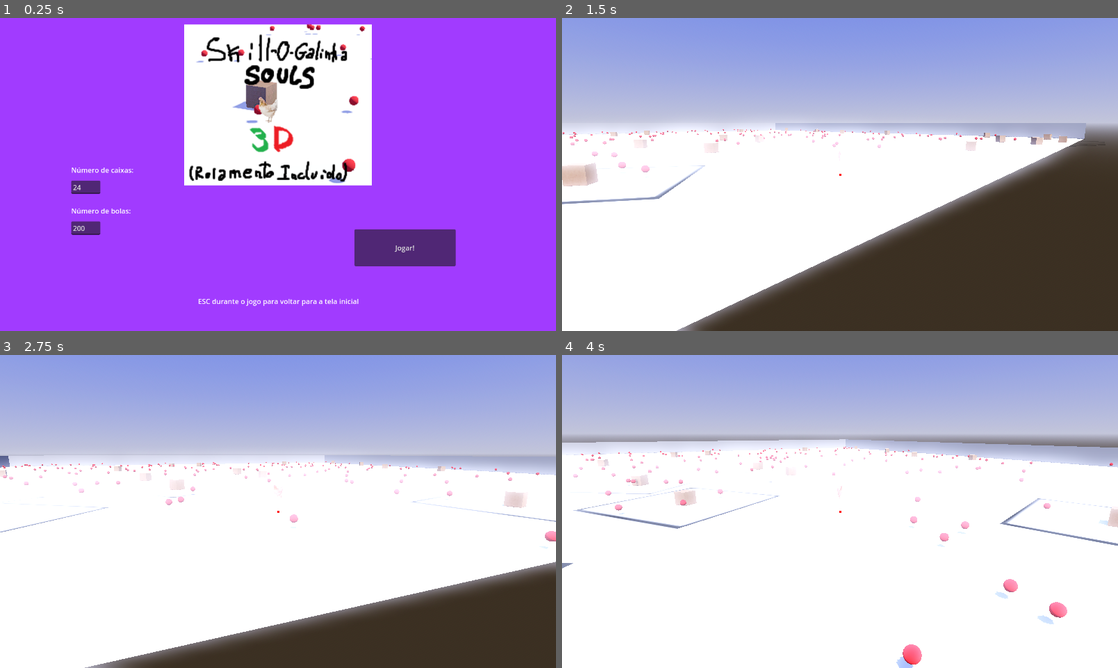
Above: before the commit, frames 1-4 (two rows, left to right).
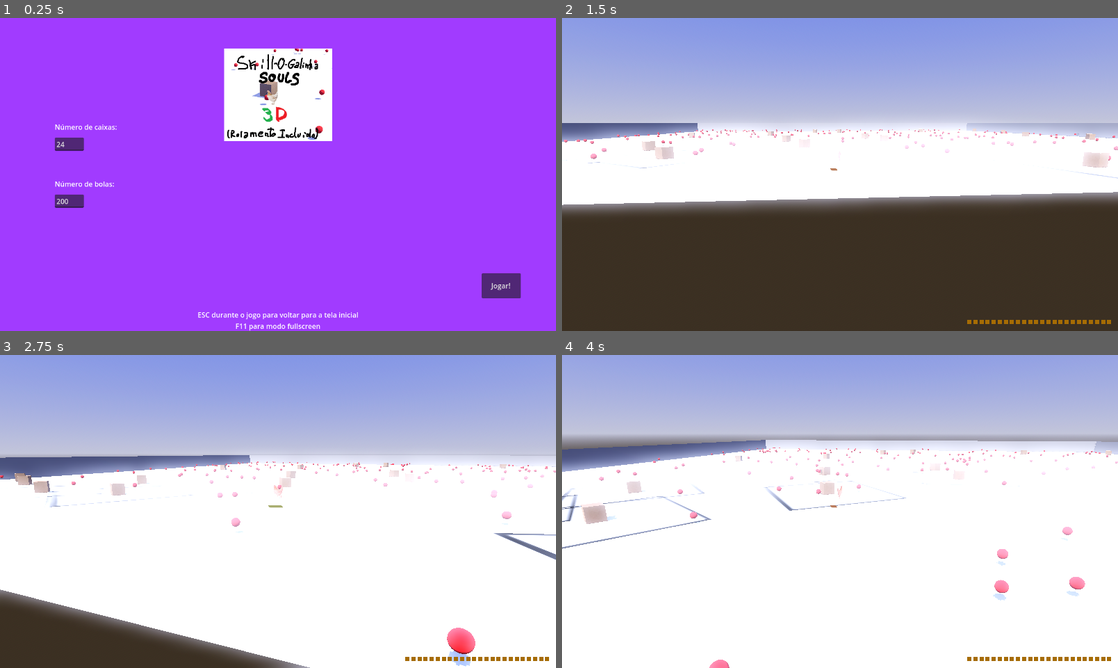
Above: after the commit, the same moments.

Repository: Garori/Skill-O-Galinha-SOULS-3D
Game: Godot game, scene res://Scenes/Menu_Inicial.tscn
The game is run twice, just before and just after one commit, with the same random seed, the same clock (stepped at 60 frames per second) and the same inputs.
Inputs (mouse positions are in pixels of both pictures, inside the frame that each line leads up to):
- Up to frame 1 (0.25 s): no input
- Up to frame 2 (1.5 s): click "Jogar!" at 0.5 s; tap Enter (ui_accept) at 1.25 s; move the mouse to (867, 174) at 1.27 s; hold Up (ui_up) from 1.28 s (still down); hold Right mouse button (aim) from 1.28 s (still down); click (867, 174) at 1.42 s
- Up to frame 3 (2.75 s): keep holding Up (ui_up); tap Enter (ui_accept) at 1.52, 2.27 s; move the mouse to (250, 511) at 2.02 s; release Right mouse button (aim) at 2.03 s; right-click (250, 511) at 2.1 s
- Up to frame 4 (4 s): keep holding Up (ui_up); move the mouse to (851, 505) at 2.77 s; hold Right mouse button (aim) 2.78-3.53 s; move the mouse to (834, 517) at 3.52 s; right-click (834, 517) at 3.6 s; click (834, 517) at 3.67 s; tap Enter (ui_accept) at 3.77 s

The runs differ from the first frame. In frame 1, 18% of the frame differs, in the area x 9-94%, y 2-100%; in frame 2, 29%, in the area x 0-100%, y 33-100%; in frame 3, 25%; in frame 4, 8.3%.

Commit message:
sei lá, me perdi

Diff:
--- /dev/null
+++ b/Prefabs/caixa_2d_ui.tscn
@@ -0,0 +1,8 @@
+[gd_scene format=3 uid="uid://5elftqbjnuxo"]
+
+[node name="caixa2d UI" type="ColorRect"]
+clip_contents = true
+custom_minimum_size = Vector2(10, 10)
+offset_right = 5.0
+offset_bottom = 5.0
+color = Color(0.65098, 0.423529, 0.0156863, 1)
--- a/Prefabs/player.tscn
+++ b/Prefabs/player.tscn
@@ -69,6 +69,30 @@
 "update": 0,
 "values": [Color(1, 0.572549, 0.509804, 1), Color(0.807843, 0.807843, 0.807843, 1)]
 }
+tracks/5/type = "value"
+tracks/5/imported = false
+tracks/5/enabled = true
+tracks/5/path = NodePath("ProgressBar:value")
+tracks/5/interp = 1
+tracks/5/loop_wrap = true
+tracks/5/keys = {
+"times": PackedFloat32Array(0, 0.6),
+"transitions": PackedFloat32Array(1, 1),
+"update": 0,
+"values": [0.0, 100.0]
+}
+tracks/6/type = "value"
+tracks/6/imported = false
+tracks/6/enabled = true
+tracks/6/path = NodePath("ProgressBar:modulate")
+tracks/6/interp = 1
+tracks/6/loop_wrap = true
+tracks/6/keys = {
+"times": PackedFloat32Array(0, 0.6),
+"transitions": PackedFloat32Array(1, 1),
+"update": 0,
+"values": [Color(0.792157, 0.321569, 0.290196, 1), Color(0.615686, 0.796078, 0.478431, 1)]
+}
 
 [sub_resource type="AnimationLibrary" id="AnimationLibrary_817oe"]
 _data = {
@@ -186,6 +210,17 @@
 [sub_resource type="BoxShape3D" id="BoxShape3D_1d7vq"]
 size = Vector3(1, 6, 2)
 
+[sub_resource type="StyleBoxEmpty" id="StyleBoxEmpty_jlalc"]
+content_margin_left = 0.0
+content_margin_top = 0.0
+content_margin_right = 0.0
+content_margin_bottom = 0.0
+
+[sub_resource type="StyleBoxFlat" id="StyleBoxFlat_wqyji"]
+bg_color = Color(1, 1, 1, 1)
+corner_radius_top_right = 10
+corner_radius_bottom_left = 10
+
 [node name="Player" type="CharacterBody3D"]
 transform = Transform3D(1, 0, 0, 0, 1, 0, 0, 0, 1, 0, -0.00665867, 0)
 collision_layer = 16
@@ -239,6 +274,7 @@
 shape = SubResource("BoxShape3D_1d7vq")
 
 [node name="ColorRect" type="ColorRect" parent="."]
+visible = false
 anchors_preset = 8
 anchor_left = 0.5
 anchor_top = 0.5
@@ -251,3 +287,21 @@
 grow_horizontal = 2
 grow_vertical = 2
 color = Color(1, 0, 0, 1)
+
+[node name="ProgressBar" type="ProgressBar" parent="."]
+modulate = Color(0.615686, 0.796078, 0.478431, 1)
+anchors_preset = 8
+anchor_left = 0.5
+anchor_top = 0.5
+anchor_right = 0.5
+anchor_bottom = 0.5
+offset_left = -22.0
+offset_top = -14.0
+offset_right = 22.0
+offset_bottom = -9.0
+grow_horizontal = 2
+grow_vertical = 2
+theme_override_styles/background = SubResource("StyleBoxEmpty_jlalc")
+theme_override_styles/fill = SubResource("StyleBoxFlat_wqyji")
+value = 100.0
+show_percentage = false
--- a/Scenes/Menu_Inicial.tscn
+++ b/Scenes/Menu_Inicial.tscn
@@ -1,53 +1,88 @@
-[gd_scene load_steps=4 format=3 uid="uid://b4re2n6xd3kut"]
+[gd_scene load_steps=3 format=3 uid="uid://b4re2n6xd3kut"]
 
 [ext_resource type="Texture2D" uid="uid://c33r5h3lmki1p" path="res://logo.png" id="1_3l0bs"]
 [ext_resource type="Script" path="res://Scripts/Menu_Inicial.gd" id="1_qqmn2"]
 
-[sub_resource type="ArrayMesh" id="ArrayMesh_b8yig"]
-_surfaces = [{
-"2d": true,
-"aabb": AABB(-124.5, -106.5, 0, 249, 213, 0),
-"attribute_data": PackedByteArray(0, 0, 128, 63, 0, 0, 128, 63, 0, 0, 0, 0, 0, 0, 128, 63, 0, 0, 0, 0, 0, 0, 0, 0, 0, 0, 128, 63, 0, 0, 0, 0),
-"format": 34393296913,
-"index_count": 6,
-"index_data": PackedByteArray(3, 0, 0, 0, 1, 0, 1, 0, 2, 0, 3, 0),
-"primitive": 3,
-"uv_scale": Vector4(0, 0, 0, 0),
-"vertex_count": 4,
-"vertex_data": PackedByteArray(0, 0, 249, 66, 0, 0, 213, 66, 0, 0, 249, 194, 0, 0, 213, 66, 0, 0, 249, 194, 0, 0, 213, 194, 0, 0, 249, 66, 0, 0, 213, 194)
-}]
-
-[node name="Node2D" type="Node2D"]
+[node name="Node2D" type="CanvasLayer"]
+follow_viewport_enabled = true
 script = ExtResource("1_qqmn2")
 
 [node name="ColorRect" type="ColorRect" parent="."]
-offset_right = 1280.0
-offset_bottom = 720.0
+layout_direction = 1
+anchors_preset = 15
+anchor_right = 1.0
+anchor_bottom = 1.0
+grow_horizontal = 2
+grow_vertical = 2
 size_flags_horizontal = 2
 size_flags_vertical = 2
 color = Color(0.631373, 0.231373, 1, 1)
 
-[node name="Logo" type="MeshInstance2D" parent="ColorRect"]
-position = Vector2(640, 200)
-scale = Vector2(1.73474, 1.73474)
-mesh = SubResource("ArrayMesh_b8yig")
+[node name="Label" type="Label" parent="."]
+anchors_preset = 7
+anchor_left = 0.5
+anchor_top = 1.0
+anchor_right = 0.5
+anchor_bottom = 1.0
+offset_left = -185.0
+offset_top = -23.0
+offset_right = 185.0
+grow_horizontal = 2
+grow_vertical = 0
+size_flags_vertical = 1
+text = "ESC durante o jogo para voltar para a tela inicial
+F11 para modo fullscreen
+"
+horizontal_alignment = 1
+
+[node name="logo" type="TextureRect" parent="."]
+anchors_preset = 5
+anchor_left = 0.5
+anchor_right = 0.5
+offset_left = -124.0
+offset_top = 70.0
+offset_right = 125.0
+offset_bottom = 283.0
+grow_horizontal = 2
 texture = ExtResource("1_3l0bs")
+stretch_mode = 2
 
-[node name="nCaixas" type="Control" parent="ColorRect"]
-anchors_preset = 0
-offset_left = 164.0
-offset_top = 338.0
-offset_right = 317.0
-offset_bottom = 467.0
+[node name="Button" type="Button" parent="."]
+anchors_preset = 3
+anchor_left = 1.0
+anchor_top = 1.0
+anchor_right = 1.0
+anchor_bottom = 1.0
+offset_left = -171.0
+offset_top = -133.0
+offset_right = -81.0
+offset_bottom = -75.0
+grow_horizontal = 0
+grow_vertical = 0
+text = "Jogar!"
 
-[node name="Label" type="Label" parent="ColorRect/nCaixas"]
+[node name="varsContainer" type="VBoxContainer" parent="."]
+anchors_preset = 4
+anchor_top = 0.5
+anchor_bottom = 0.5
+offset_left = 126.0
+offset_top = -121.0
+offset_right = 357.0
+offset_bottom = 137.0
+grow_vertical = 2
+
+[node name="nCaixas" type="Control" parent="varsContainer"]
+layout_mode = 2
+size_flags_vertical = 3
+
+[node name="Label" type="Label" parent="varsContainer/nCaixas"]
 layout_mode = 0
 offset_right = 144.0
 offset_bottom = 23.0
 text = "Número de caixas:
 "
 
-[node name="inputCaixas" type="LineEdit" parent="ColorRect/nCaixas"]
+[node name="inputCaixas" type="LineEdit" parent="varsContainer/nCaixas"]
 layout_mode = 0
 offset_top = 36.0
 offset_right = 67.0625
@@ -55,22 +90,18 @@
 text = "24"
 placeholder_text = "24"
 
-[node name="nBolas" type="Control" parent="ColorRect"]
-layout_mode = 3
-anchors_preset = 0
-offset_left = 164.0
-offset_top = 432.0
-offset_right = 317.0
-offset_bottom = 561.0
+[node name="nBolas" type="Control" parent="varsContainer"]
+layout_mode = 2
+size_flags_vertical = 3
 
-[node name="Label" type="Label" parent="ColorRect/nBolas"]
+[node name="Label" type="Label" parent="varsContainer/nBolas"]
 layout_mode = 0
-offset_right = 144.0
+offset_right = 138.0
 offset_bottom = 23.0
 text = "Número de bolas:
 "
 
-[node name="inputBolas" type="LineEdit" parent="ColorRect/nBolas"]
+[node name="inputBolas" type="LineEdit" parent="varsContainer/nBolas"]
 layout_mode = 0
 offset_top = 36.0
 offset_right = 67.0625
@@ -78,23 +109,19 @@
 text = "200"
 placeholder_text = "200"
 
-[node name="cdRoll" type="Control" parent="ColorRect"]
+[node name="cdRoll" type="Control" parent="varsContainer"]
 visible = false
-layout_mode = 3
-anchors_preset = 0
-offset_left = 164.0
-offset_top = 527.0
-offset_right = 317.0
-offset_bottom = 656.0
+layout_mode = 2
+size_flags_vertical = 3
 
-[node name="Label" type="Label" parent="ColorRect/cdRoll"]
+[node name="Label" type="Label" parent="varsContainer/cdRoll"]
 layout_mode = 0
 offset_right = 144.0
 offset_bottom = 23.0
 text = "CD do roll (decasegundos):
 "
 
-[node name="inputCdRoll" type="LineEdit" parent="ColorRect/cdRoll"]
+[node name="inputCdRoll" type="LineEdit" parent="varsContainer/cdRoll"]
 layout_mode = 0
 offset_top = 36.0
 offset_right = 67.0625
@@ -102,24 +129,7 @@
 text = "3"
 placeholder_text = "500"
 
-[node name="Button" type="Button" parent="ColorRect"]
-layout_mode = 0
-offset_left = 816.0
-offset_top = 486.0
-offset_right = 1049.0
-offset_bottom = 571.0
-text = "Jogar!"
-
-[node name="Label" type="Label" parent="ColorRect"]
-layout_mode = 0
-offset_left = 456.0
-offset_top = 640.0
-offset_right = 826.0
-offset_bottom = 663.0
-text = "ESC durante o jogo para voltar para a tela inicial
-"
-
-[connection signal="text_changed" from="ColorRect/nCaixas/inputCaixas" to="." method="_on_input_caixas_text_changed"]
-[connection signal="text_changed" from="ColorRect/nBolas/inputBolas" to="." method="_on_input_bolas_text_changed"]
-[connection signal="text_changed" from="ColorRect/cdRoll/inputCdRoll" to="." method="_on_input_cd_roll_text_changed"]
-[connection signal="pressed" from="ColorRect/Button" to="." method="_on_button_pressed"]
+[connection signal="pressed" from="Button" to="." method="_on_button_pressed"]
+[connection signal="text_changed" from="varsContainer/nCaixas/inputCaixas" to="." method="_on_input_caixas_text_changed"]
+[connection signal="text_changed" from="varsContainer/nBolas/inputBolas" to="." method="_on_input_bolas_text_changed"]
+[connection signal="text_changed" from="varsContainer/cdRoll/inputCdRoll" to="." method="_on_input_cd_roll_text_changed"]
--- a/Scenes/derrota.tscn
+++ b/Scenes/derrota.tscn
@@ -1,7 +1,8 @@
-[gd_scene load_steps=7 format=3 uid="uid://dqxtxelxa75q"]
+[gd_scene load_steps=8 format=3 uid="uid://dqxtxelxa75q"]
 
 [ext_resource type="Script" path="res://Scripts/derrotaTela.gd" id="1_ojxsd"]
 [ext_resource type="Script" path="res://Scripts/CameraDerrota.gd" id="2_hu27j"]
+[ext_resource type="Script" path="res://Scripts/TextoDerrota.gd" id="3_74x83"]
 
 [sub_resource type="StandardMaterial3D" id="StandardMaterial3D_jlcni"]
 cull_mode = 1
@@ -20,7 +21,6 @@
 [sub_resource type="TextMesh" id="TextMesh_tu44c"]
 material = SubResource("StandardMaterial3D_7f67r")
 uv2_padding = 0.0
-text = "DERROTA"
 font_size = 127
 pixel_size = 1.0
 depth = 10.0
@@ -44,6 +44,7 @@
 
 [node name="Texto" type="MeshInstance3D" parent="."]
 mesh = SubResource("TextMesh_tu44c")
+script = ExtResource("3_74x83")
 
 [node name="Label" type="Label" parent="."]
 anchors_preset = 7
--- a/Scenes/game_scene.tscn
+++ b/Scenes/game_scene.tscn
@@ -117,3 +117,23 @@
 
 [node name="CollisionShape3D" type="CollisionShape3D" parent="paredeNorte/StaticBody3D"]
 shape = SubResource("BoxShape3D_oqk02")
+
+[node name="UI" type="CanvasLayer" parent="."]
+
+[node name="GridContainer" type="GridContainer" parent="UI"]
+layout_direction = 2
+anchors_preset = 3
+anchor_left = 1.0
+anchor_top = 1.0
+anchor_right = 1.0
+anchor_bottom = 1.0
+offset_left = -15.0
+offset_top = -15.0
+offset_right = 1265.0
+offset_bottom = 705.0
+grow_horizontal = 0
+grow_vertical = 0
+rotation = 3.14159
+size_flags_horizontal = 0
+size_flags_vertical = 0
+columns = 50
--- a/Scripts/Menu_Inicial.gd
+++ b/Scripts/Menu_Inicial.gd
@@ -1,10 +1,9 @@
-extends Node2D
-
+extends Node
 # Called when the node enters the scene tree for the first time.
 func _ready():
-	GlobalVar.nCaixas = $ColorRect/nCaixas/inputCaixas.text
-	GlobalVar.nBolas = $ColorRect/nBolas/inputBolas.text
-	GlobalVar.cdRoll = $ColorRect/cdRoll/inputCdRoll.text
+	GlobalVar.nCaixas = $varsContainer/nCaixas/inputCaixas.text
+	GlobalVar.nBolas = $varsContainer/nBolas/inputBolas.text
+	GlobalVar.cdRoll = $varsContainer/cdRoll/inputCdRoll.text
 	Input.mouse_mode = Input.MOUSE_MODE_VISIBLE
 
 	pass # Replace with function body.
--- /dev/null
+++ b/Scripts/TextoDerrota.gd
@@ -0,0 +1,12 @@
+extends MeshInstance3D
+
+
+# Called when the node enters the scene tree for the first time.
+func _ready():
+	var arrayDerrotas = ["CANJA", "VIROU\nCANJA","GALINHADA", "DERROTA", "VIROU\nSOPA DE GALINHA","SOPA\nDE\nGALINHA"]
+	mesh.text = arrayDerrotas.pick_random()
+
+
+# Called every frame. 'delta' is the elapsed time since the previous frame.
+func _process(delta):
+	pass
--- a/Scripts/game_controller.gd
+++ b/Scripts/game_controller.gd
@@ -3,6 +3,7 @@
 const objetivo = preload("res://Prefabs/objetivo.tscn")
 const inimigo = preload("res://Prefabs/inimigo.tscn")
 const player = preload("res://Prefabs/player.tscn")
+const caixa2D = preload("res://Prefabs/caixa_2d_ui.tscn")
 var nCaixas
 var nBolas
 var cdRoll
@@ -19,11 +20,14 @@
 	player.position = posicao
 
 	for i in range(GlobalVar.nCaixas):
+		var ui_box:Object = caixa2D.instantiate()
+		$UI/GridContainer.add_child(ui_box)
 		var obj:Object = objetivo.instantiate()
 		add_child(obj)
 		posicao = generate_spwn_point(obj,1)
 		obj.position = posicao
 		obj.rotation = Vector3(0,numero.randf_range(-1, 1),0)
+		obj.ui_box = ui_box
 
 	for i in range(GlobalVar.nBolas):
 		var obj:Object = inimigo.instantiate()
--- a/Scripts/objetivos.gd
+++ b/Scripts/objetivos.gd
@@ -1,6 +1,6 @@
 extends RigidBody3D
 
-
+var ui_box
 # Called when the node enters the scene tree for the first time.
 func _ready():
 	#print_debug(position)
@@ -15,5 +15,6 @@
 func _on_caixa_area_area_entered(area):
 	print_debug(area.collision_mask)
 	GlobalVar.pontos += 1
+	ui_box.queue_free()
 	queue_free()
 	pass # Replace with function body.
Binary file added: Assets/Images/CANJA.png
Not shown, added: Assets/Images/CANJA.png.import
Not shown: 1 places in Prefabs/player.tscn that only renumber resources
Not shown, changed: export_presets.cfg
